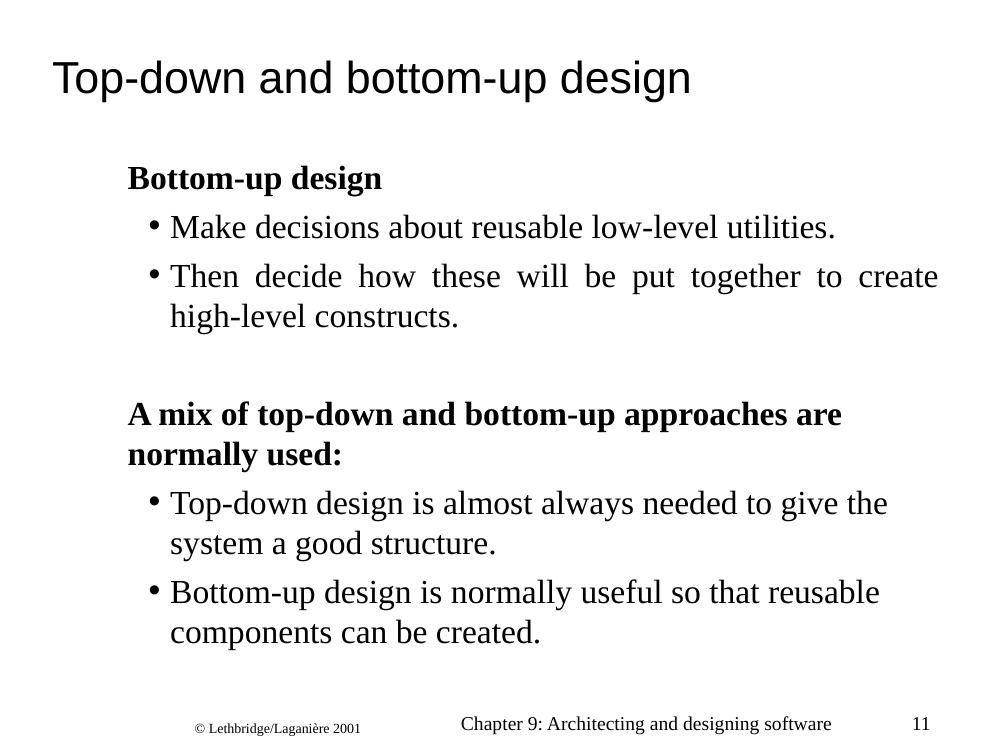
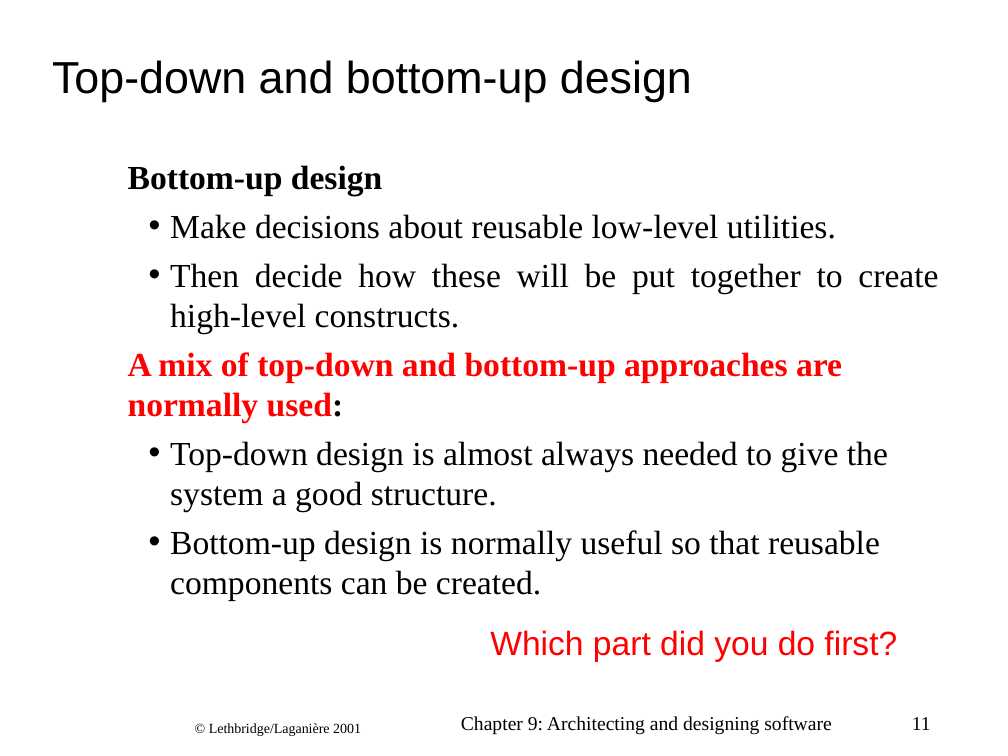
Before and after one commit to CphBusCosSem2/week9-14-Project-part-1, a slide deck: slide 11 of arch-LethbridgeLaganiere_ch09.ppt. Drawn at 1008x756 pixels with LibreOffice and Linux fonts; fonts in the diff are those of the drawing; background and template pictures are left out. Boxes give left, top, right and bottom in pixels: in the first picture for what was removed or moved away, otherwise in the second. Text is boxed around its words. In the diff, an @@ line names an element or a change of style, - is before the commit and + after.

```diff
--- a/arch-LethbridgeLaganiere_ch09.ppt
+++ b/arch-LethbridgeLaganiere_ch09.ppt
@@ text at (x1=128, y1=352, x2=842, y2=423): text colour #000000 to #FF0000 in "A mix of top-down and bottom-up approaches ..." @@
@@ text added at (x1=490, y1=630, x2=897, y2=662), 24 pt, text #FF0000 @@
+Which part did you do first?
```
Also in this commit, not shown: 15 other slides changed, 1 slide added, 1 slide removed, 1 other file.
